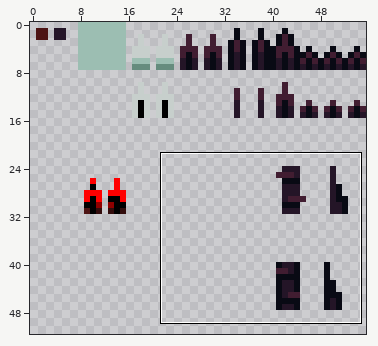
Sprite sheet: sprites/spr_spines_tileset/edfb4a30-14fc-408e-8716-15761f76d7bc.png. The picture above shows the old version from afar; the outline marks the close-up.
Close-up. Earlier state:
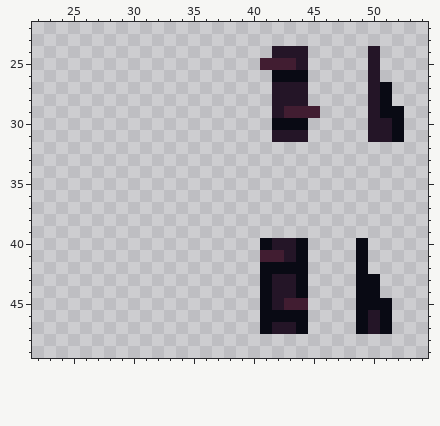
The file is 56x120 pixels. Shown: x 22..54, y 22..49. The wide view leaves out empty margins.
After:
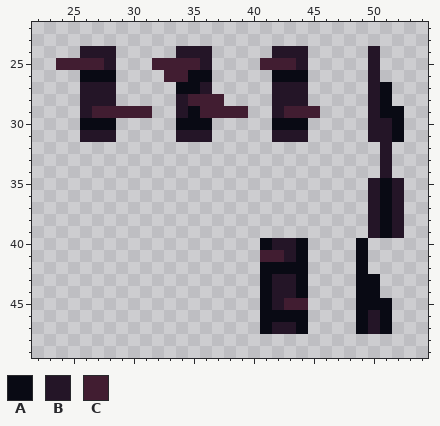
Palette (. is transparent): A #090a14  B #241527  C #411d31
The exact change:
Changed rows in their new state; - is an unchanged pixel.
first column x 24:
24 --BBB-----BBB----------------
25 CCCCB---CCCCB----------------
26 --AAA----CCAA----------------
27 --BBB-----AAB----------------
28 --BBB-----BCCC---------------
29 --BCCCCC--BACCCC-------------
30 --AAA-----AAA----------------
31 --BBB-----BBB----------------
32 ---------------------------B-
33 ---------------------------B-
34 ---------------------------B-
35 --------------------------BAB
36 --------------------------BAB
37 --------------------------BAB
38 --------------------------BAB
39 --------------------------BAB
